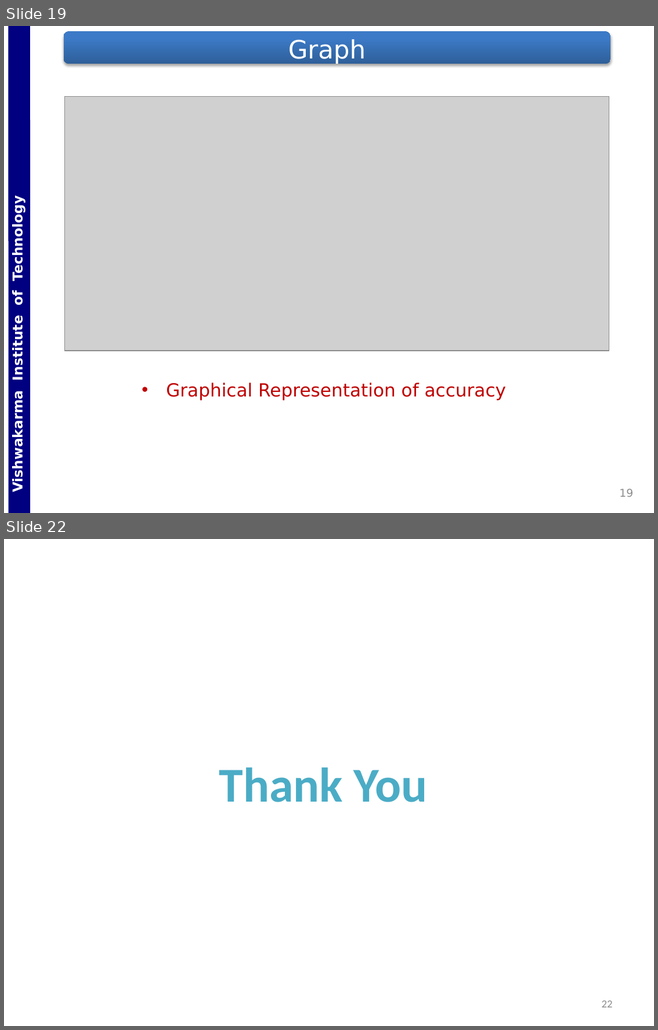
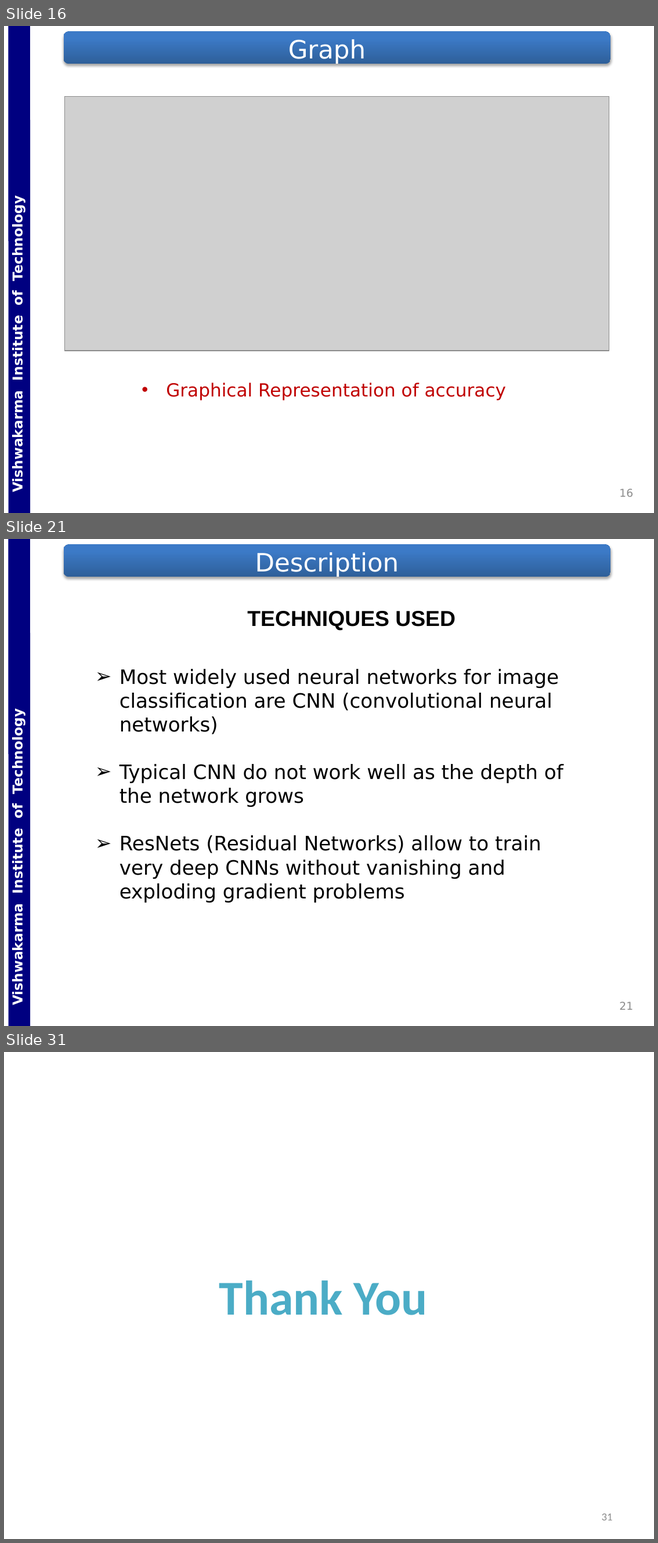
Before and after one commit to Gladiator07/Harvestify, a slide deck: Docs/PPT_ED_SY_DIV-ICA_BATCH-B3_GRP-G5_DATE-201030_RN-65-66-67-68.pptx. Shown one above the other, each under a label of ours: slides 19 and 22 before the commit, slides 16, 21 and 31 after it; the slides between them are not shown. The pictures are 658x1030 and 658x1543 pixels, drawn with LibreOffice and Linux fonts; fonts in the diff are those of the drawing; grey boxes stand for pictures; background and template pictures are left out. Boxes give left, top, right and bottom in pixels: in the first picture for what was removed or moved away, otherwise in the second. Text is boxed around its words. In the diff, an @@ line names an element or a change of style, - is before the commit and + after.

```diff
--- a/Docs/PPT_ED_SY_DIV-ICA_BATCH-B3_GRP-G5_DATE-201030_RN-65-66-67-68.pptx
+++ b/Docs/PPT_ED_SY_DIV-ICA_BATCH-B3_GRP-G5_DATE-201030_RN-65-66-67-68.pptx
@@ slide 21 added at [4, 539, 654, 1026], background #FFFFFF; not listed: 2 template elements that a slide beside it also shows @@
@@ title added at [255, 552, 399, 577], 28 pt, text #FFFFFF @@
+Description
@@ text added at [247, 611, 455, 631], 24 pt, text #000000, bold @@
+TECHNIQUES USED
@@ text added at [119, 669, 563, 903], 22 pt, text #000000 @@
+➢ Most widely used neural networks for image classification are CNN (convolutional neural networks)
+➢ Typical CNN do not work well as the depth of the network grows
+➢ ResNets (Residual Networks) allow to train very deep CNNs without vanishing and exploding gradient problems
@@ page number added at [619, 1002, 633, 1010], 12 pt, text #8C8C8C @@
+21
@@ what was slide 19 is now slide 16 @@
@@ page number at [619, 489, 633, 497]: text changed @@
-19
+16
@@ what was slide 22 is now slide 31 @@
@@ page number at [601, 1514, 612, 1521]: text changed @@
-22
+31
```
Also in this commit, not shown: 6 slides changed, 9 other slides added, 1 slide removed.
